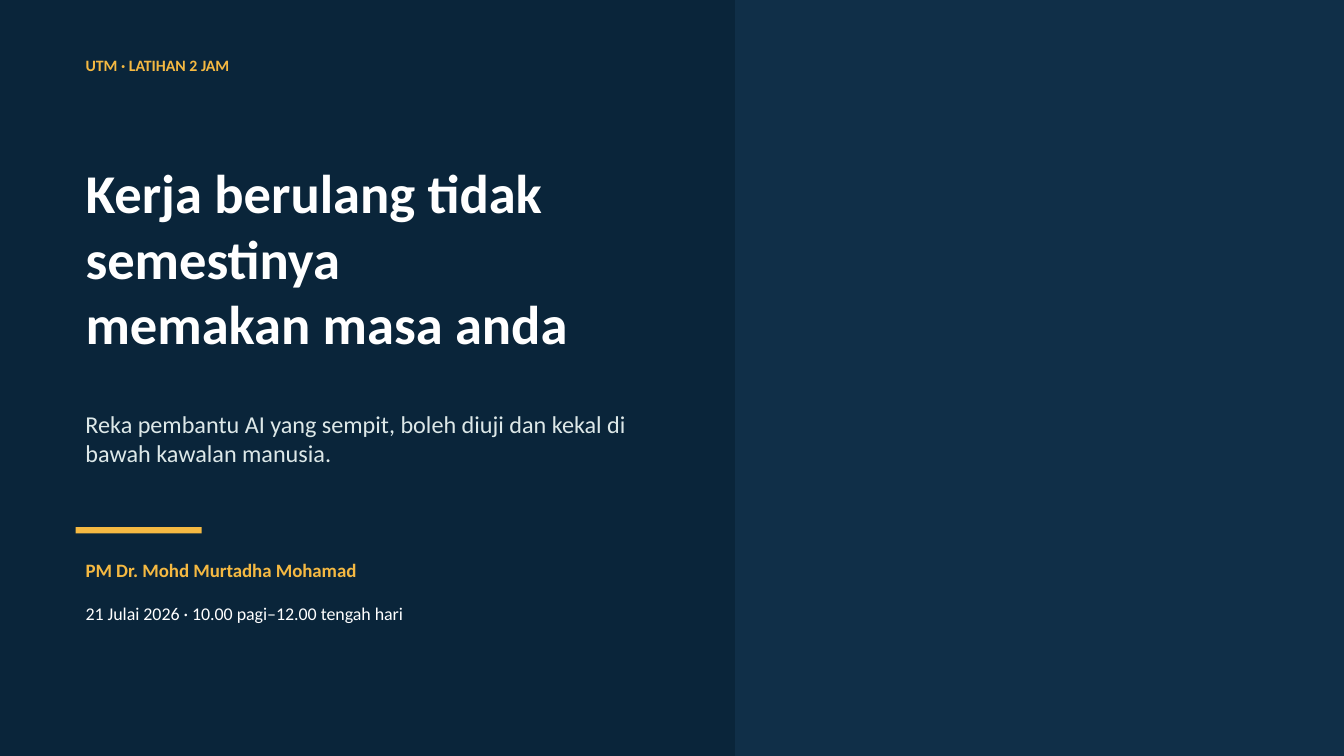
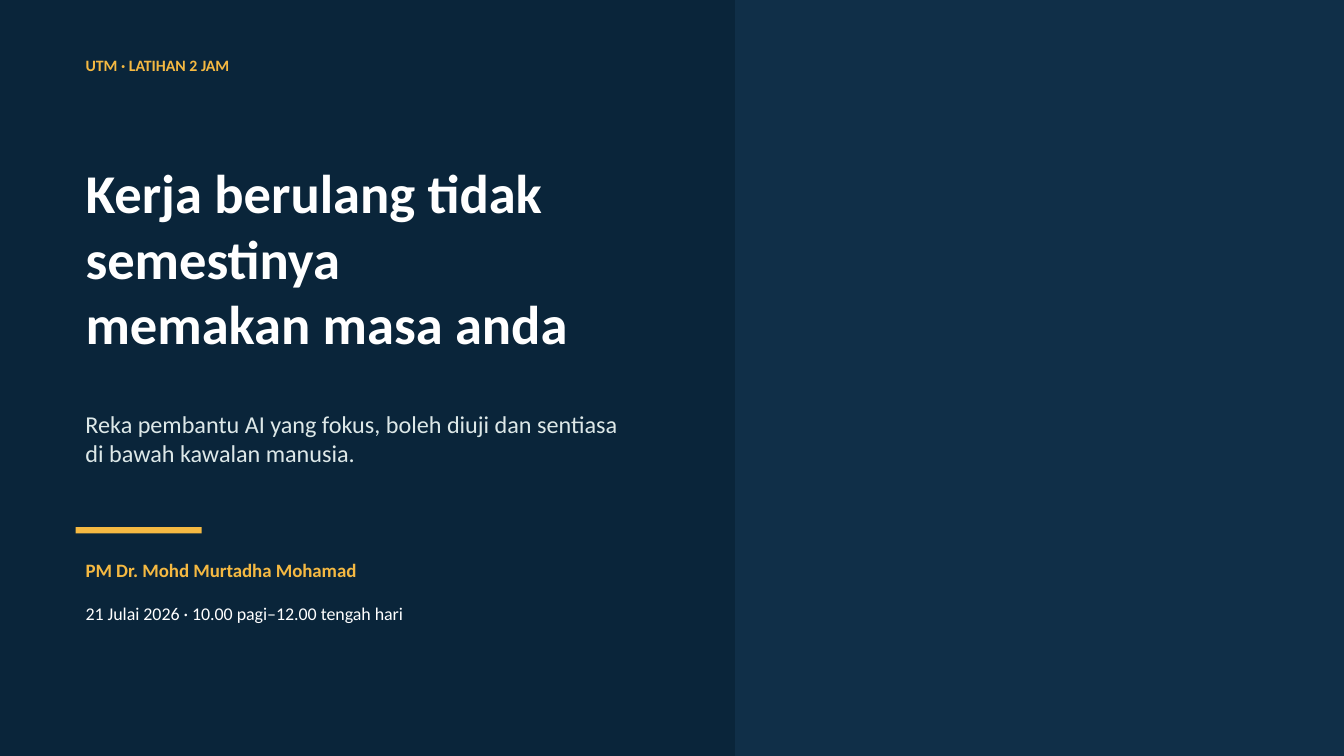
Before and after one commit to drMurtadha/utm-agentic-ai-training, a slide deck: slide 1 of 01_Slides/presentation.pptx. Drawn at 1344x756 pixels with LibreOffice and Linux fonts; fonts in the diff are those of the drawing; background and template pictures are left out. Boxes give left, top, right and bottom in pixels: in the first picture for what was removed or moved away, otherwise in the second. Text is boxed around its words. In the diff, an @@ line names an element or a change of style, - is before the commit and + after.

```diff
--- a/01_Slides/presentation.pptx
+++ b/01_Slides/presentation.pptx
@@ text at (x1=85, y1=416, x2=617, y2=462): text changed @@
-Reka pembantu AI yang sempit, boleh diuji dan kekal di bawah kawalan manusia.
+Reka pembantu AI yang fokus, boleh diuji dan sentiasa di bawah kawalan manusia.
```
Also in this commit, not shown: 12 other files.
